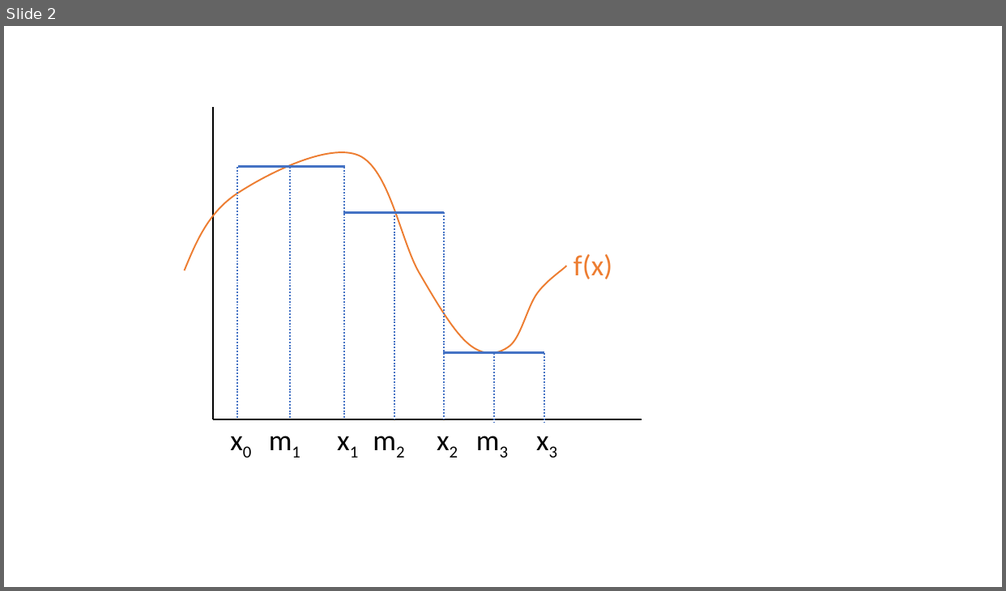
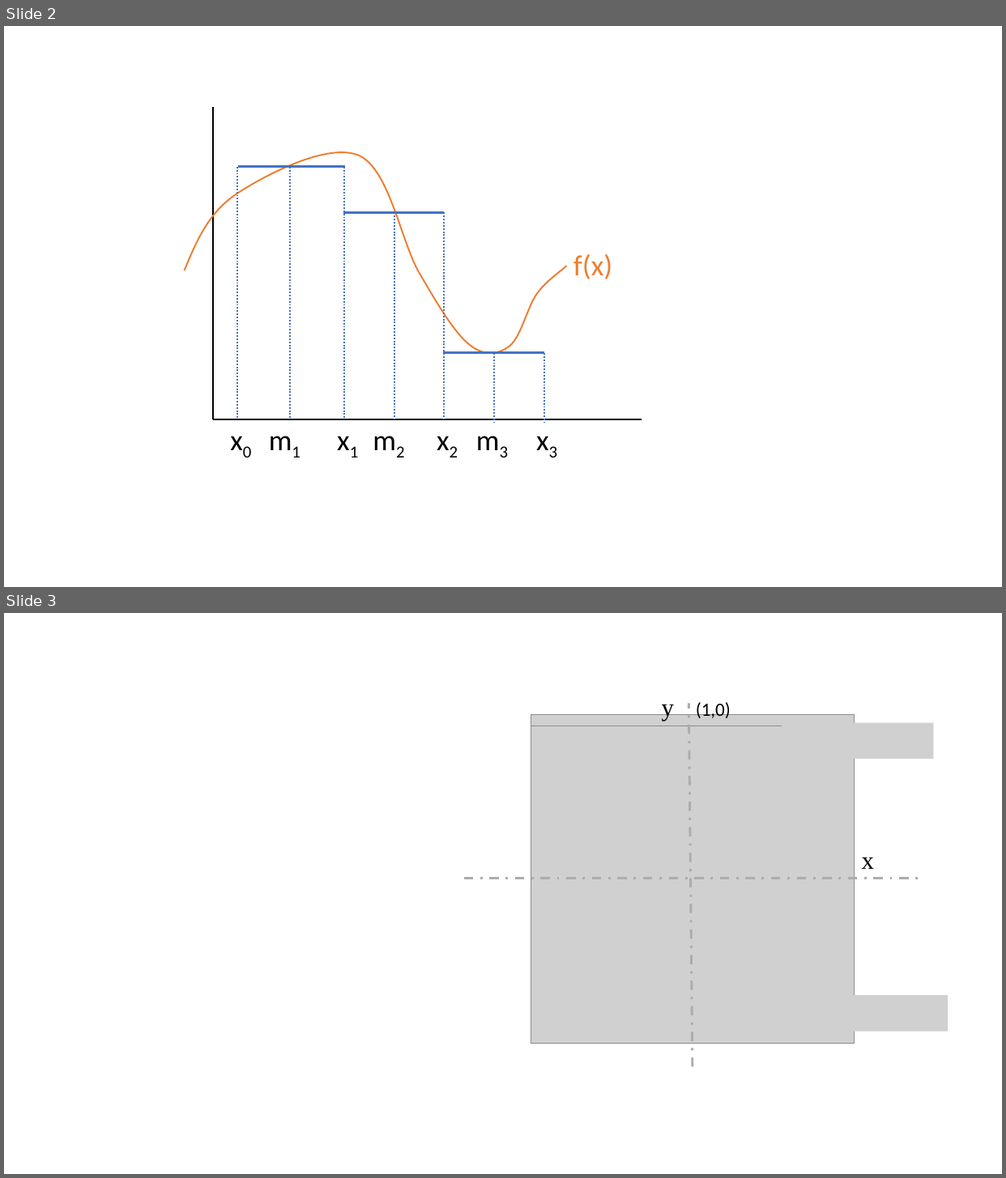
Before and after one commit to jgalgarra/PythonMatematicas, a slide deck: slides/figintegrales.pptx. Shown one above the other, each under a label of ours: slide 2 before the commit, slides 2 and 3 after it. The pictures are 1006x591 and 1006x1178 pixels, drawn with LibreOffice and Linux fonts; fonts in the diff are those of the drawing; grey boxes stand for pictures. Boxes give left, top, right and bottom in pixels: in the first picture for what was removed or moved away, otherwise in the second. Text is boxed around its words. In the diff, an @@ line names an element or a change of style, - is before the commit and + after.

```diff
--- a/slides/figintegrales.pptx
+++ b/slides/figintegrales.pptx
@@ slide 3 added at [4,613,1002,1174], background #FFFFFF @@
@@ text added at [662,705,674,721], 24 pt, text #000000 @@
+y
@@ line added from (692, 1067) to (689, 704), #AFABAB 2.25 pt dashed @@
@@ text added at [696,700,731,718], 18 pt, text #000000 @@
+(1,0)
@@ picture added at [531,715,854,1033] @@
@@ picture added at [531,726,854,1044] @@
@@ picture added at [782,723,934,759] @@
@@ line added from (463, 879) to (921, 879), #AFABAB 2.25 pt dashed @@
@@ text added at [862,858,874,869], 24 pt, text #000000 @@
+x
@@ picture added at [771,995,948,1032] @@
```
Also in this commit, not shown: 3 other slides added, 5 other files.
